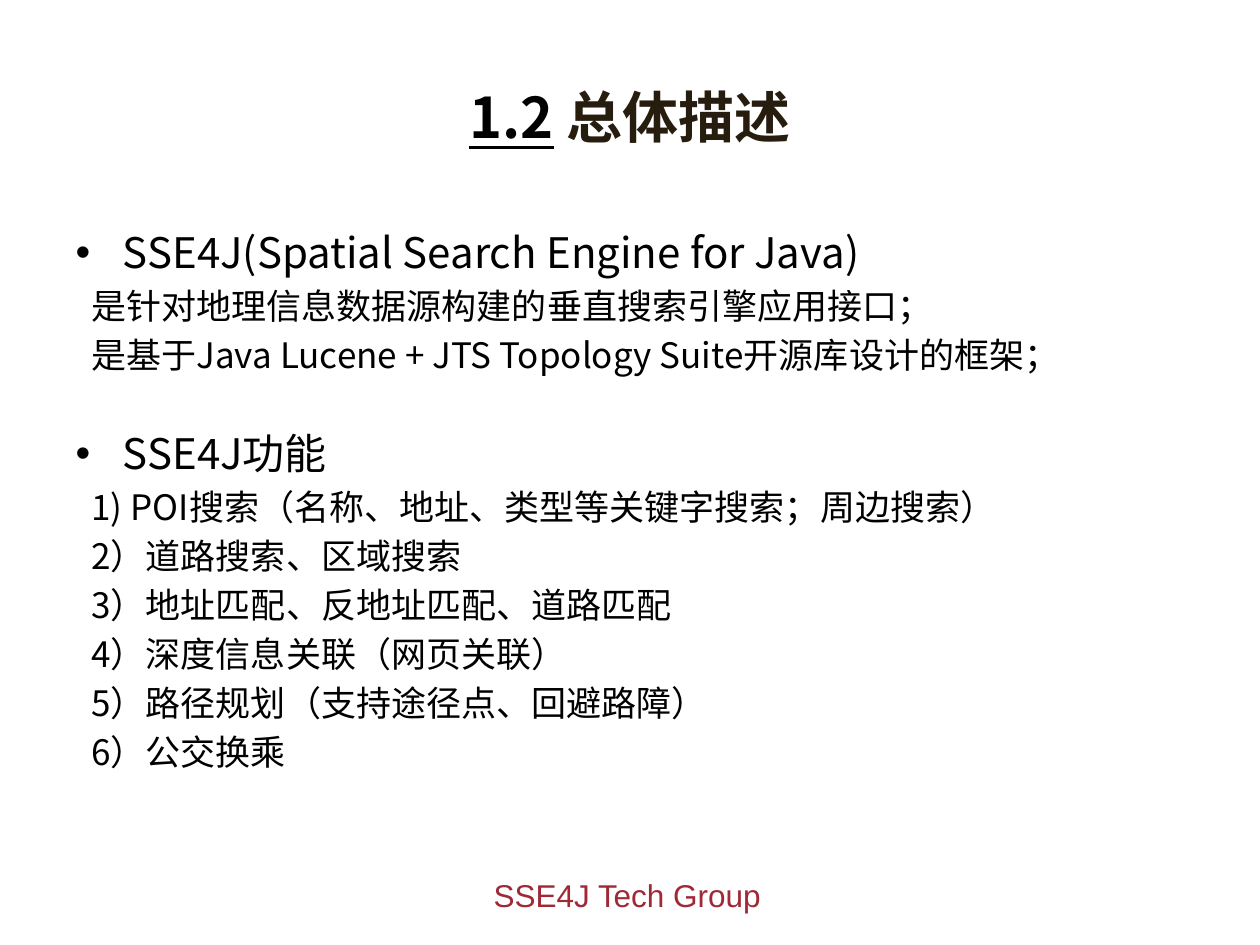
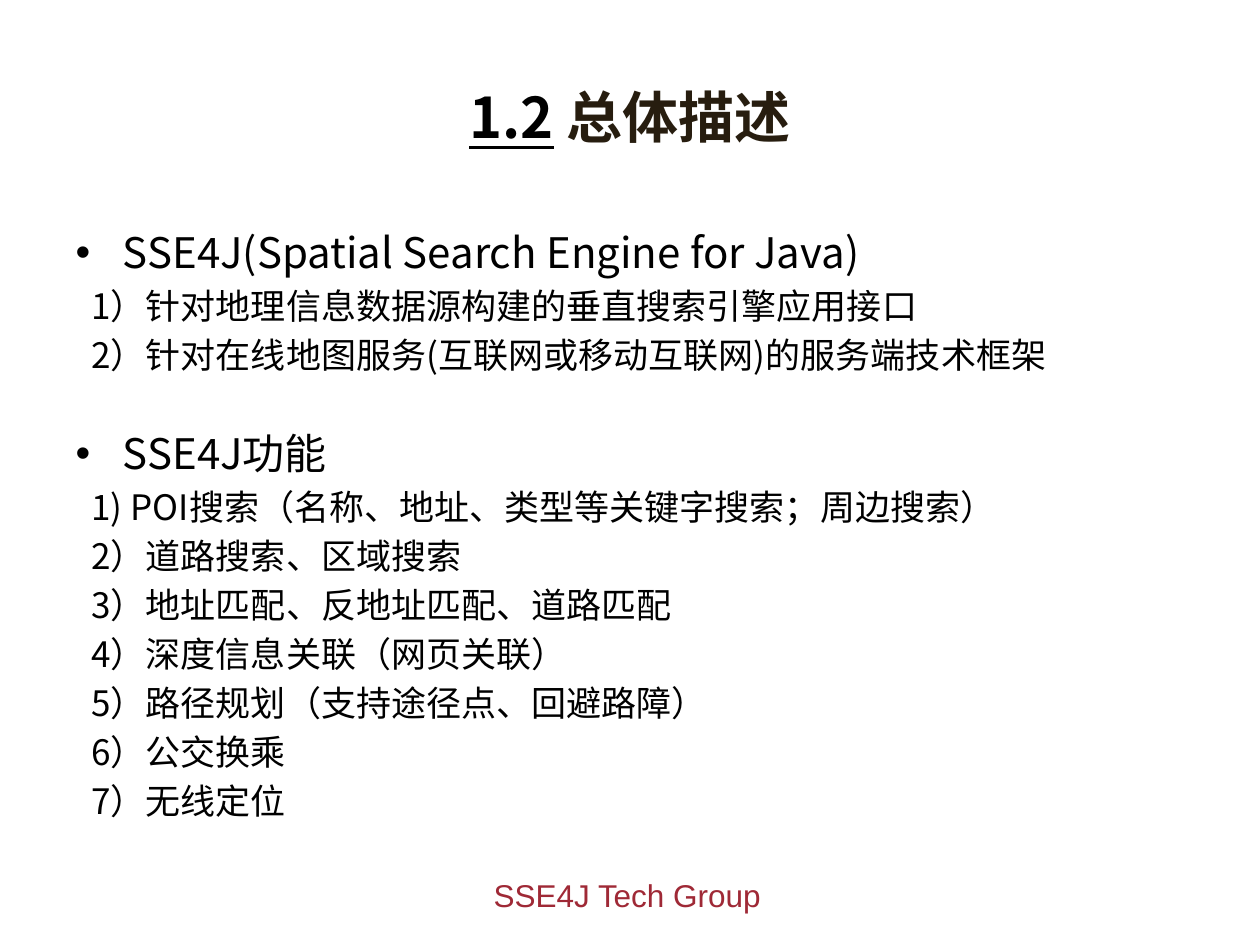
Before and after one commit to giszh86/sse4j, a slide deck: slide 4 of doc/sse4jt.pptx. Drawn at 1260x945 pixels with LibreOffice and Linux fonts; fonts in the diff are those of the drawing; background and template pictures are left out. Boxes give left, top, right and bottom in pixels: in the first picture for what was removed or moved away, otherwise in the second. Text is boxed around its words. In the diff, an @@ line names an element or a change of style, - is before the commit and + after.

```diff
--- a/doc/sse4jt.pptx
+++ b/doc/sse4jt.pptx
@@ text at [91,289,1046,375]: text changed @@
-是针对地理信息数据源构建的垂直搜索引擎应用接口；
-是基于Java Lucene + JTS Topology Suite开源库设计的框架；
+1）针对地理信息数据源构建的垂直搜索引擎应用接口
+2）针对在线地图服务(互联网或移动互联网)的服务端技术框架
@@ text at [91,784,286,818]: paragraph added @@
+7）无线定位
```
Also in this commit, not shown: 1 other slide changed, 1 slide removed.
